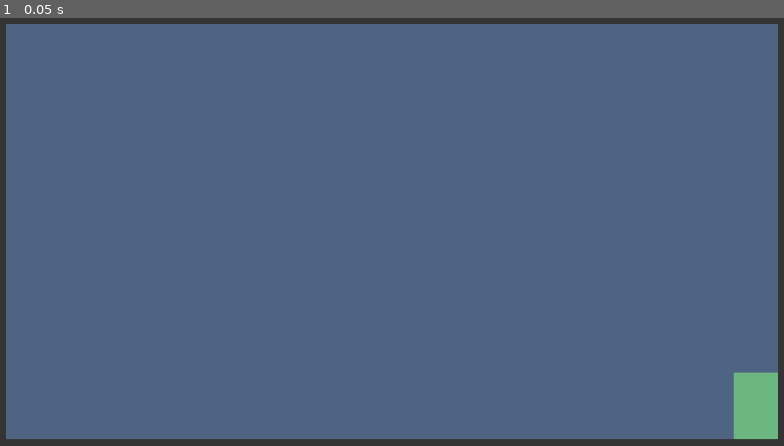
Above: before the commit, frame 1.
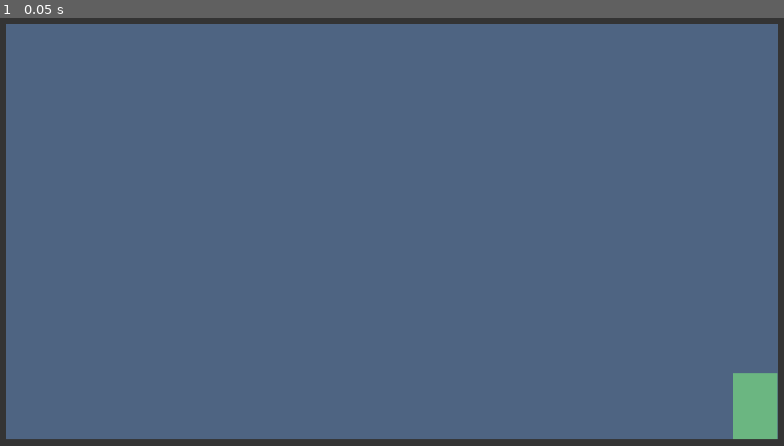
Above: after the commit, the same moment.

Repository: Psloan4/PPO-Project
Game: Godot game, scene res://level_1.tscn
Same seed, same stepped clock (60 frames per second), same inputs: the game is played once before the commit and once after it.
Inputs:
- Up to frame 1 (0.05 s): no input

The runs differ from the first frame. In frame 1, less than 0.1% of the frame differs, in the area x 93-100%, y 82-99%.

Commit message:
created dual_net

Diff:
--- a/collective-action-game/bot_connector.gd
+++ b/collective-action-game/bot_connector.gd
@@ -5,7 +5,7 @@
 
 var server := UDPServer.new()
 var bots_connected := 0
-const MAX_BOTS = 4
+const MAX_BOTS = 1
 
 signal bot_connected
 signal episode_ready
--- a/collective-action-game/bot_manager.gd
+++ b/collective-action-game/bot_manager.gd
@@ -3,10 +3,8 @@
 
 const BOT = preload("res://bot.tscn")
 
-const SPAWN_Y := 569
-const SPAWN_X_DEF := 120
-var spawn_x := SPAWN_X_DEF
-const SPAWN_X_INC := 60
+var spawn_points: Array[Node2D]
+var round_spawn_points: Array[Node2D]
 
 var total_bots := 0
 var goal_position: Vector2
@@ -27,8 +25,8 @@
 	bot.peer = peer
 	bot.color = COLORS[color_i]
 	color_i += 1
-	bot.global_position = Vector2(spawn_x, SPAWN_Y)
-	spawn_x += SPAWN_X_INC
+	var spawn_point = round_spawn_points.pop_front()
+	bot.global_position = spawn_point.global_position
 	total_bots += 1
 	bot.bot_id = total_bots
 	bot.goal_position = goal_position
@@ -46,7 +44,7 @@
 
 func stop_bots(end_state: String):
 	color_i = 0
-	spawn_x = SPAWN_X_DEF
+	round_spawn_points = spawn_points.duplicate()
 	for bot: Bot in bot_container.get_children():
 		bot.send_packet({"end_episode": end_state})
 		bot_container.remove_child(bot)
--- a/collective-action-game/level.gd
+++ b/collective-action-game/level.gd
@@ -9,8 +9,16 @@
 @onready var bot_manager = $BotManager as BotManager
 @onready var episode_timer = $EpisodeTimer
 
+@export var spawn1: Node2D
+@export var spawn2: Node2D
+@export var spawn3: Node2D
+@export var spawn4: Node2D
 
 func _ready() -> void:
+	var spawn_points: Array[Node2D] = [spawn1, spawn2, spawn3, spawn4]
+	bot_manager.spawn_points = spawn_points
+	bot_manager.round_spawn_points = spawn_points.duplicate()
+
 	goal.body_entered.connect(end_episode.bind("win"))
 	bot_connector.bot_connected.connect(bot_manager.create_bot)
 	bot_manager.goal_position = goal.global_position
@@ -25,7 +33,28 @@
 func end_episode(_winner: Node2D, end_state: String):
 	print("Episode ended")
 	print("bots " + end_state)
+	reposition_goal_and_spawn()
 	if not episode_timer.is_stopped():
 		episode_timer.stop()
 	bot_manager.stop_bots(end_state)
 	bot_connector.reset_server()
+
+func reposition_goal_and_spawn():
+	var min_x = 100
+	var max_x = 1052
+	var min_distance = 100
+
+	# Move goal to a new position
+	var new_goal_x = randf_range(min_x, max_x)
+	var goal_y = goal.global_position.y
+	goal.global_position.x = new_goal_x
+
+	# Try random positions for spawn1 until it's far enough from the goal
+	var spawn_x = 0
+	while true:
+		spawn_x = randf_range(min_x, max_x)
+		if abs(spawn_x - new_goal_x) >= min_distance:
+			break
+
+	var spawn_y = spawn1.global_position.y
+	spawn1.global_position.x = spawn_x
--- a/collective-action-game/level_1.tscn
+++ b/collective-action-game/level_1.tscn
@@ -6,16 +6,34 @@
 [ext_resource type="Script" path="res://bot_connector.gd" id="5_tckb1"]
 [ext_resource type="Script" path="res://bot_manager.gd" id="6_sdoiq"]
 
-[node name="Level1" type="Node2D" node_paths=PackedStringArray("goal")]
+[node name="Level1" type="Node2D" node_paths=PackedStringArray("goal", "spawn1", "spawn2", "spawn3", "spawn4")]
 script = ExtResource("1_sutm3")
 goal = NodePath("Goal")
+spawn1 = NodePath("Spawns/Spawn1")
+spawn2 = NodePath("Spawns/Spawn2")
+spawn3 = NodePath("Spawns/Spawn3")
+spawn4 = NodePath("Spawns/Spawn4")
 
 [node name="Goal" parent="." instance=ExtResource("4_528tx")]
-position = Vector2(1100, 560)
+position = Vector2(1099, 561)
 
 [node name="Borders" parent="." instance=ExtResource("5_fmovg")]
 
 [node name="Bots" type="Node2D" parent="."]
+
+[node name="Spawns" type="Node2D" parent="."]
+
+[node name="Spawn1" type="Node2D" parent="Spawns"]
+position = Vector2(99, 533)
+
+[node name="Spawn2" type="Node2D" parent="Spawns"]
+position = Vector2(172, 530)
+
+[node name="Spawn3" type="Node2D" parent="Spawns"]
+position = Vector2(259, 530)
+
+[node name="Spawn4" type="Node2D" parent="Spawns"]
+position = Vector2(334, 533)
 
 [node name="BotConnector" type="Node" parent="."]
 script = ExtResource("5_tckb1")
Not shown, changed: ppo-bot/Bot.py
Not shown, added: ppo-bot/DualStreamNet.py
Not shown, changed: ppo-bot/NetworkController.py
Not shown, changed: ppo-bot/NetworkTrainer.py
Not shown, added: ppo-bot/models/dual_stream_net.pth
Not shown, changed: ppo-bot/models/test_file.pth
